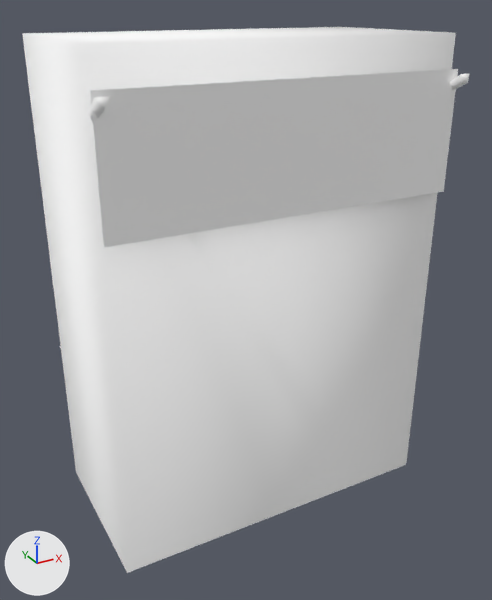
A saved change to the glTF model public/3d/item/model__item__shop.ofs_3782_0/3782kg_sh1_05.gltf.
The view is the same before and after, from a 50 mm camera at (-1.44, -2.66, 2.32) aimed at (-0.02, -0.07, 1.03). Lighting does not change. The marker at lower left points along +X, +Y and +Z. The first picture is the older version.

Before the edit, the objects in view are built like this:
```python
mat_sh1_05_0 = principled_material('sh1_05_0')
mat_sh1_05_0.base_color = (1.0, 1.0, 1.0)  # white #ffffff
mat_sh1_05_0.roughness = 1.0
mat_sh1_05_2 = principled_material('sh1_05_2')
mat_sh1_05_2.base_color = (1.0, 1.0, 1.0)  # white #ffffff
mat_sh1_05_2.roughness = 1.0
me_3782kg_sh1_05 = bpy.data.meshes.new('3782kg_sh1_05')
me_3782kg_sh1_05.from_pydata(...)  # 54 vertices, 58 faces; spans x -0.8..0.8, y -0.53..0.43, z 0.0..2.2
# faces by material slot: [6, 2, 14, 36]
me_3782kg_sh1_05.materials.append(mat_sh1_05_1)  # white #ffffff
me_3782kg_sh1_05.materials.append(mat_sh1_05_3)  # white #ffffff
me_3782kg_sh1_05.materials.append(mat_sh1_05_0)  # white #ffffff
me_3782kg_sh1_05.materials.append(mat_sh1_05_2)  # white #ffffff
ob_3782kg_sh1_05 = bpy.data.objects.new('3782kg_sh1_05', me_3782kg_sh1_05)
ob_3782kg_sh1_05.location = (0.0, 0.0, 0.0)
```
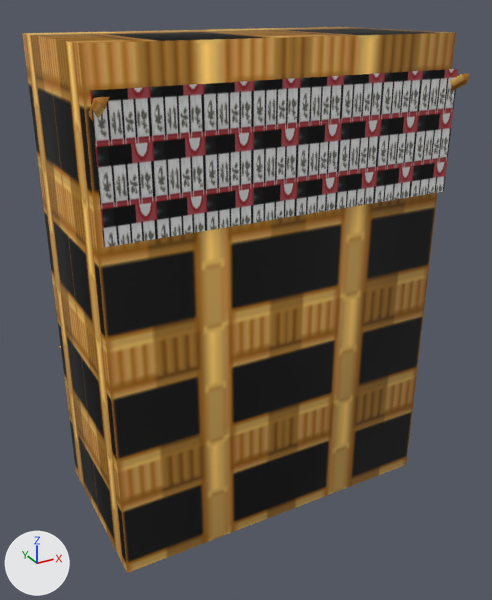
What differs and where, as boxes (x1, y1, x2, y2) in the pictures (492 x 600 px):
'3782kg_sh1_05', surface changed (darker)
    both: (22, 27, 470, 573)

Edits to the bpy script that builds the scene:
```text
Add img_sh1_05_2:
    img_sh1_05_2 = load_image('sh1_05_2', '_unpacked/sh1_05_2', 32, 32, 'sRGB')
Add img_sh1_05_0:
    img_sh1_05_0 = load_image('sh1_05_0', '_unpacked/sh1_05_0', 64, 32, 'sRGB')
Change mat_sh1_05_0:
    remove mat_sh1_05_0.base_color = (1.0, 1.0, 1.0)  # white #ffffff
    add mat_sh1_05_0.texture = img_sh1_05_0
Change mat_sh1_05_2:
    remove mat_sh1_05_2.base_color = (1.0, 1.0, 1.0)  # white #ffffff
    add mat_sh1_05_2.texture = img_sh1_05_2
```
